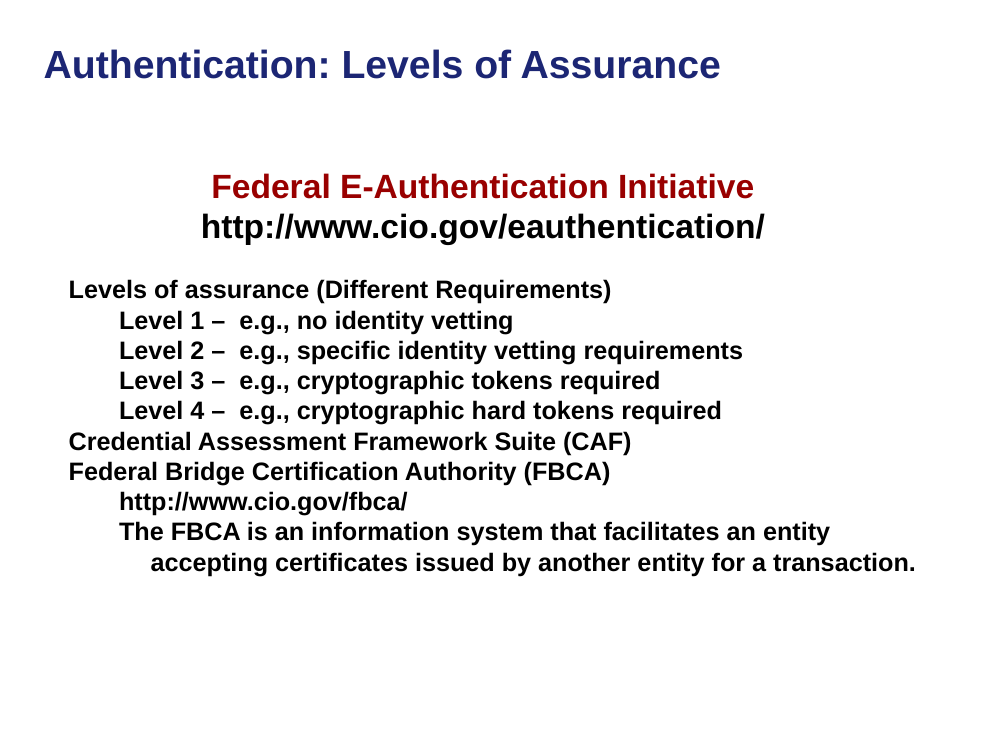
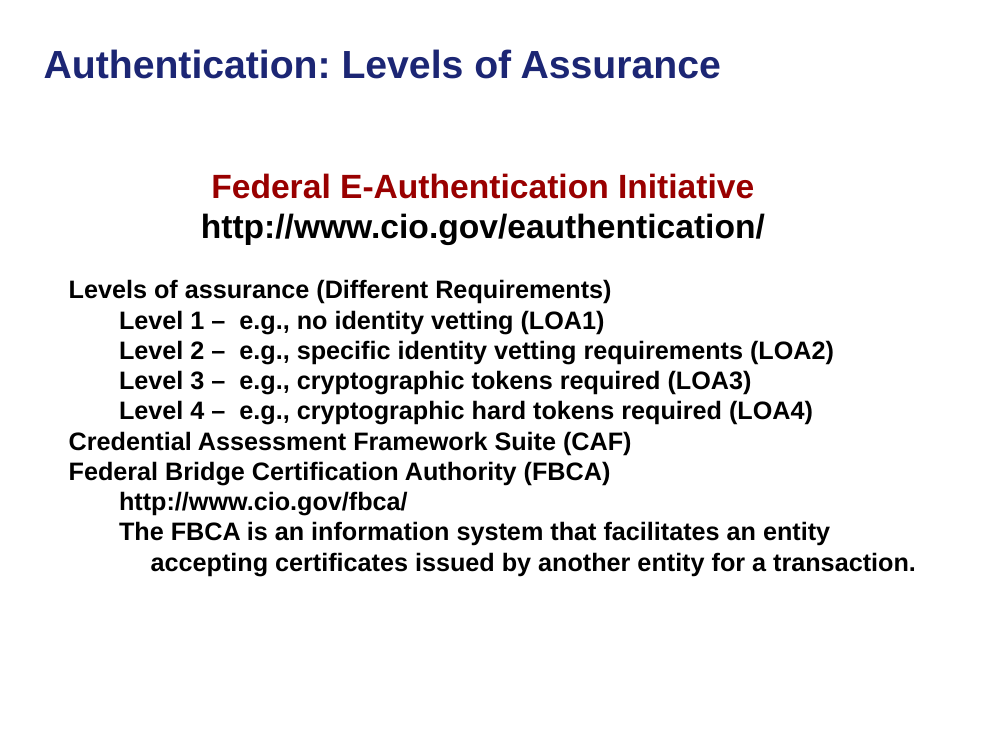
Before and after one commit to NCIP/cagrid-docs, a slide deck: slide 15 of presentations/security/caBIG-security-challenges-healthgrid-2008.ppt. Drawn at 1008x756 pixels with LibreOffice and Linux fonts; fonts in the diff are those of the drawing; background and template pictures are left out. Boxes give left, top, right and bottom in pixels: in the first picture for what was removed or moved away, otherwise in the second. Text is boxed around its words. In the diff, an @@ line names an element or a change of style, - is before the commit and + after.

```diff
--- a/presentations/security/caBIG-security-challenges-healthgrid-2008.ppt
+++ b/presentations/security/caBIG-security-challenges-healthgrid-2008.ppt
@@ text at [119, 310, 834, 425]: text changed @@
-  Level 1 – e.g., no identity vetting
-  Level 2 – e.g., specific identity vetting requirements
-  Level 3 – e.g., cryptographic tokens required
-  Level 4 – e.g., cryptographic hard tokens required
+  Level 1 – e.g., no identity vetting (LOA1)
+  Level 2 – e.g., specific identity vetting requirements (LOA2)
+  Level 3 – e.g., cryptographic tokens required (LOA3)
+  Level 4 – e.g., cryptographic hard tokens required (LOA4)
```
Also in this commit, not shown: 3 other slides changed, 3 slides added, 4 slides removed.
